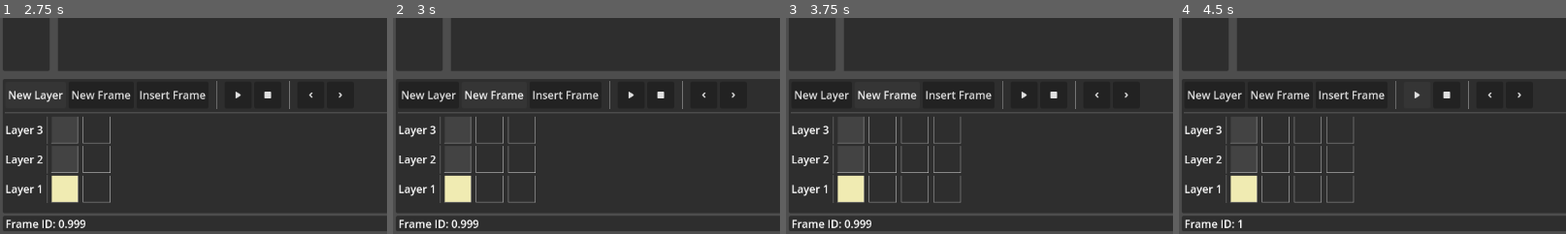
Above: before the commit, frames 1-4 (left to right).
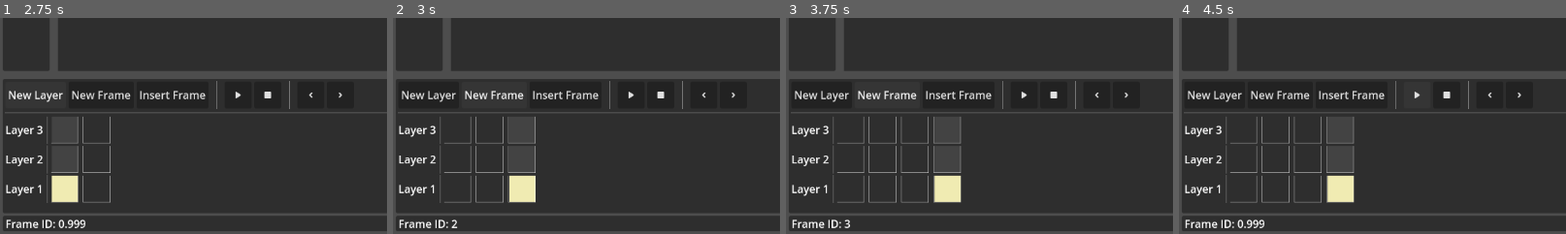
Above: after the commit, the same moments.

Repository: LaoDie1/godot-animation-board
Game: Godot game, scene res://src/main/main.tscn
Two runs of this game, one before a commit and one after it. Both use one fixed random seed, a clock stepped at 60 frames per second and the inputs below.
Inputs (mouse positions are % of the whole screen's width and height, from its top left):
- Up to frame 1 (2.75 s): click "Insert Frame" at 0.5 s; click "New Layer" at 1.25 s; click "New Layer" at 2 s
- Up to frame 2 (3 s): click "New Frame" at 2.75 s
- Up to frame 3 (3.75 s): click "New Frame" at 3.5 s
- Up to frame 4 (4.5 s): click (31, 68) at 4.25 s
The pictures show only the part of the screen within x 0-50%, y 50-100%; the shares and areas given below are measured in that part.

Frame 1 is identical in both runs. In frame 2, 1.9% of the frame differs, in the area x 13-37%, y 72-98%; in frame 3, 1.9%; in frame 4, 1.9%, in the area x 13-46%, y 72-98%.

Commit message:
功能更新

Diff:
--- a/src/config/project_data.gd
+++ b/src/config/project_data.gd
@@ -163,12 +163,12 @@
 	)
 
 func menu_add_frame():
-	var frame_id = get_new_frame_id()
+	var frame_id = create_new_frame_id()
 	var last_frame_id = get_current_frame_id()
 	add_undo_redo(
 		"添加帧",
-		new_frame.bind(frame_id),
-		remove_frame.bind(frame_id, last_frame_id),
+		__menu_add_frame_do.bind(frame_id),
+		__menu_add_frame_undo.bind(frame_id, last_frame_id),
 		true
 	)
 
@@ -183,7 +183,7 @@
 
 func menu_insert_frame():
 	var frame_id = get_current_frame_id()
-	var new_frame_id = get_new_frame_id(frame_id)
+	var new_frame_id = create_new_frame_id(frame_id)
 	add_undo_redo(
 		"添加新的帧到前面",
 		__menu_add_frame_to_front_do.bind(frame_id, new_frame_id),
@@ -374,7 +374,7 @@
 		return true
 	return false
 
-func get_new_frame_id(insert_frame_front = DEFAULT_INT):
+func create_new_frame_id(insert_frame_front = DEFAULT_INT):
 	var frame_id
 	if insert_frame_front == DEFAULT_INT:
 		_auto_incr_frame_id += 1
--- a/src/main/canvas_container/canvas_container.gd
+++ b/src/main/canvas_container/canvas_container.gd
@@ -130,28 +130,10 @@
 		get_image_layer(layer_id).draw_color_by_texture(texture)
 
 
-#============================================================
-#  连接信号
-#============================================================
-func _on_move_ready_move() -> void:
-	move_image_ref.position = Vector2(0, 0)
-	move_image_ref.size = ProjectData.get_config(PropertyName.IMAGE.RECT).size
-	move_image_ref.visible = true
-
-
-func _on_move_move_position(last_point: Vector2i, current_point: Vector2i) -> void:
-	var offset : Vector2 = Vector2(current_point - input_board.get_last_pressed_point())
-	move_image_ref.position = offset
-
-
-func _on_move_move_finished() -> void:
-	move_image_ref.visible = false
-	var offset : Vector2 = Vector2(input_board.get_last_release_point() - input_board.get_last_pressed_point())
-	if offset != Vector2.ZERO:
-		for layer_id in ProjectData.get_select_layer_ids():
-			get_image_layer(layer_id).set_offset_colors(offset)
-
-
+
+#============================================================
+#  撤销重做绘制
+#============================================================
 # 当前画板的颜色
 func _get_draw_colors_data() -> Dictionary:
 	var colors_data = {}
@@ -175,7 +157,6 @@
 
 var _layer_id_to_before_colors : Dictionary = {}
 var _layer_id_to_before_texture : Dictionary = {}
-
 
 # 绘制颜色数据。这个会记录修改后的数据，所以调用前先修改好数据在调用这个方法
 func draw_colors_data(colors_data: Dictionary):
@@ -184,7 +165,7 @@
 	var select_layer_ids = ProjectData.get_select_layer_ids()
 	ProjectData.add_undo_redo(
 		"绘制",
-		__draw_colors.bind(colors_data, layer_id_to_textures, current_frame_id, select_layer_ids),
+		__draw_colors.bind(colors_data.duplicate(), layer_id_to_textures, current_frame_id, select_layer_ids),
 		__draw_colors.bind(_layer_id_to_before_colors.duplicate(), _layer_id_to_before_texture.duplicate(), current_frame_id, select_layer_ids),
 		false
 	)
@@ -203,6 +184,29 @@
 		image_layer.load_data(layer_id, current_frame_id)
 
 
+
+#============================================================
+#  连接信号
+#============================================================
+func _on_move_ready_move() -> void:
+	move_image_ref.position = Vector2(0, 0)
+	move_image_ref.size = ProjectData.get_config(PropertyName.IMAGE.RECT).size
+	move_image_ref.visible = true
+
+
+func _on_move_move_position(last_point: Vector2i, current_point: Vector2i) -> void:
+	var offset : Vector2 = Vector2(current_point - input_board.get_last_pressed_point())
+	move_image_ref.position = offset
+
+
+func _on_move_move_finished() -> void:
+	move_image_ref.visible = false
+	var offset : Vector2 = Vector2(input_board.get_last_release_point() - input_board.get_last_pressed_point())
+	if offset != Vector2.ZERO:
+		for layer_id in ProjectData.get_select_layer_ids():
+			get_image_layer(layer_id).set_offset_colors(offset)
+
+
 func _ready_draw() -> void:
 	grab_focus()
 
--- a/src/main/main.gd
+++ b/src/main/main.gd
@@ -37,7 +37,7 @@
 	ProjectData.new_file.connect(
 		func():
 			# 创建图层
-			var frame_id = ProjectData.get_new_frame_id()
+			var frame_id = ProjectData.create_new_frame_id()
 			ProjectData.new_frame(frame_id)
 			ProjectData.new_layer()
 			# 选中图层1
